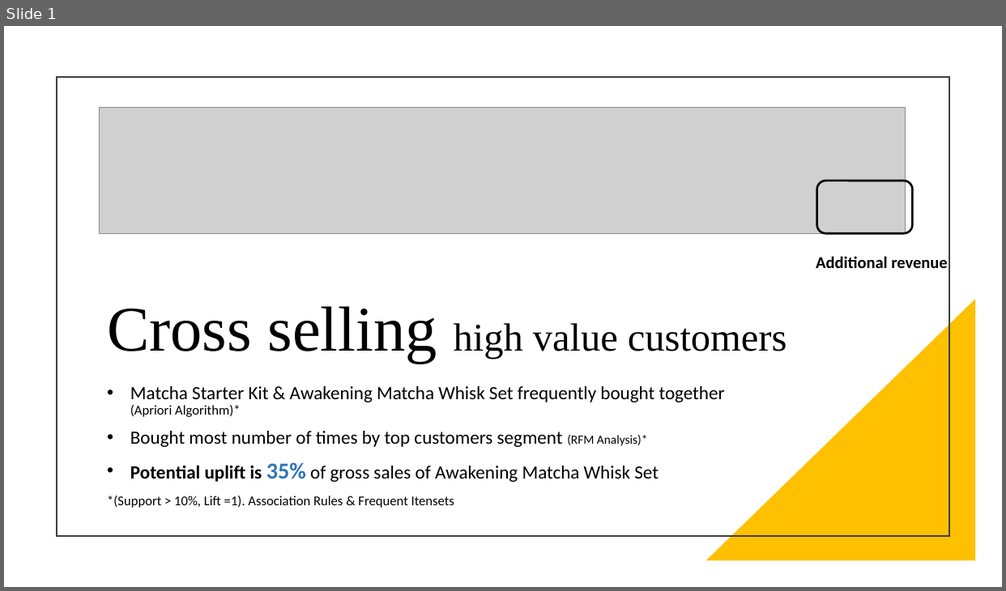
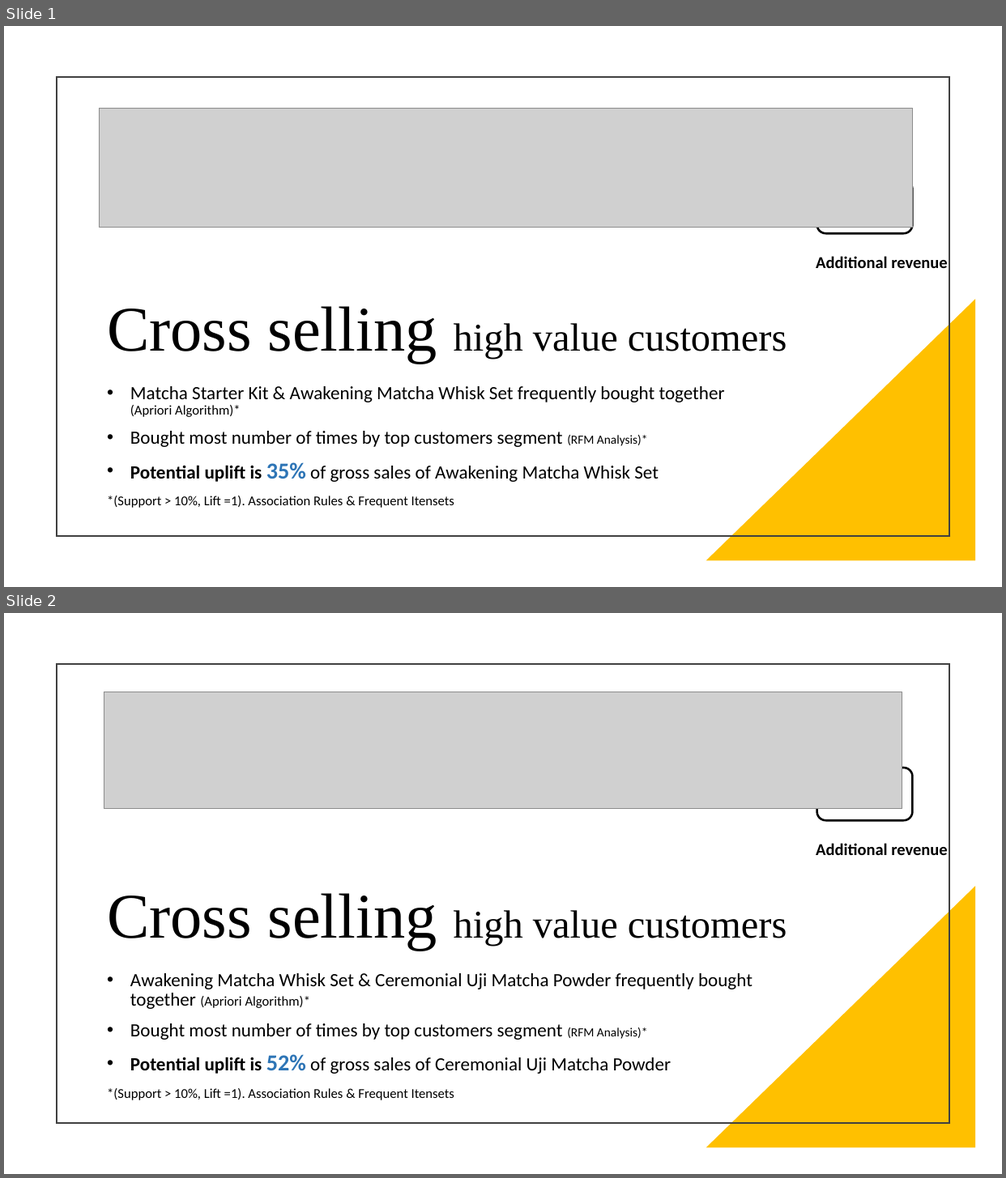
Before and after one commit to JohnTan38/Best-README, a slide deck: assets/AprioriAlgorithm.pptx. Shown one above the other, each under a label of ours: slide 1 before the commit, slides 1 and 2 after it. The pictures are 1006x591 and 1006x1178 pixels, drawn with LibreOffice and Linux fonts; fonts in the diff are those of the drawing; grey boxes stand for pictures. Boxes give left, top, right and bottom in pixels: in the first picture for what was removed or moved away, otherwise in the second. Text is boxed around its words. In the diff, an @@ line names an element or a change of style, - is before the commit and + after.

```diff
--- a/assets/AprioriAlgorithm.pptx
+++ b/assets/AprioriAlgorithm.pptx
@@ slide 2 added at bbox=[4, 613, 1002, 1174], background #FFFFFF @@
@@ rectangle added at bbox=[57, 664, 949, 1122], outline #404040 1.5 pt @@
@@ picture added at bbox=[104, 692, 902, 808] @@
@@ rounded rectangle added at bbox=[817, 768, 913, 821], outline #000000 2 pt @@
@@ text added at bbox=[816, 843, 947, 855], 16 pt, text #000000, bold @@
+Additional revenue
@@ title added at bbox=[107, 893, 787, 950], 37.8 pt, text #000000 @@
+Cross selling high value customers
@@ right triangle added at bbox=[706, 886, 976, 1148], fill #FFC000 @@
@@ subtitle added at bbox=[107, 973, 752, 1101], 18 pt, text #000000 @@
+• Awakening Matcha Whisk Set & Ceremonial Uji Matcha Powder frequently bought together (Apriori Algorithm)*
+• Bought most number of times by top customers segment (RFM Analysis)*
+• Potential uplift is 52% of gross sales of Ceremonial Uji Matcha Powder
+*(Support > 10%, Lift =1). Association Rules & Frequent Itensets
@@ slide 1 changed as well @@
@@ picture: place and size @@
-picture at bbox=[100, 108, 906, 233]
+picture at bbox=[100, 109, 913, 228]
```
Also in this commit, not shown: 1 other slide changed.
